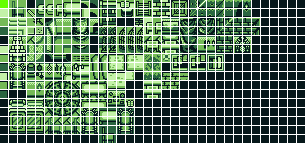
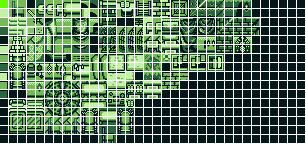
Layers edited between the first and the second 306px x 144px image:
painted on "castle.png" over box(126, 81, 143, 98)
